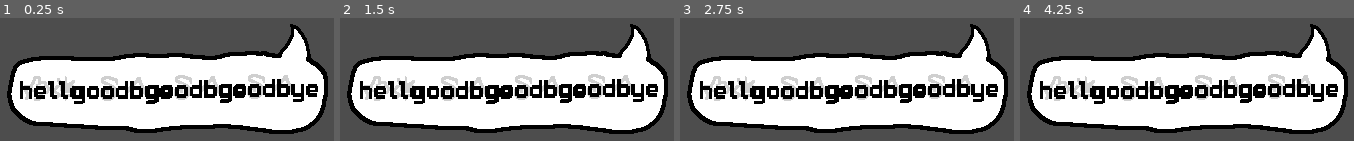
Above: before the commit, frames 1-4 (left to right).
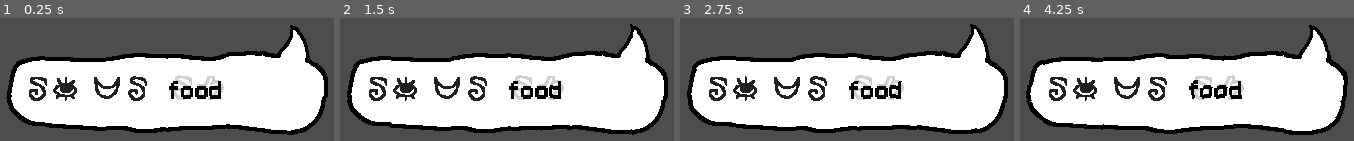
Above: after the commit, the same moments.

Repository: hryspider/GGJ-Committee-Team26
Game: Godot game, scene res://objects/speech_bubble.tscn
The game is run twice, just before and just after one commit, with the same random seed, the same clock (stepped at 60 frames per second) and the same inputs. This scene is started directly instead of the project's main scene.
Inputs (mouse positions are in pixels of both pictures, inside the frame that each line leads up to):
- Up to frame 1 (0.25 s): no input
- Up to frame 2 (1.5 s): move the mouse to (outside the picture) at 0.52 s; hold D (right) 0.53-1.28 s; click (outside the picture) at 0.6 s; move the mouse to (366, 24) at 1.27 s; hold S (down) from 1.28 s (still down); tap E (interact) at 1.35 s
- Up to frame 3 (2.75 s): move the mouse to (outside the picture) at 2.02 s; release S (down) at 2.03 s; hold D (right) from 2.03 s (still down); click (outside the picture) at 2.1 s
- Up to frame 4 (4.25 s): move the mouse to (1120, 64) at 2.77 s; release D (right) at 2.78 s; hold W (up) 2.78-3.53 s; tap E (interact) at 2.85 s; move the mouse to (1287, 51) at 3.52 s; hold A (left) from 3.53 s (still down); click (1287, 51) at 3.6 s

The runs differ from the first frame. In frame 1, 12% of the frame differs, in the area x 1-99%, y 4-96%; in frame 2, 12%; in frame 3, 12%; in frame 4, 12%.
Error before the commit: Invalid access to property or key 'i' on a base object of type 'Dictionary'. (res://objects/speech_bubble.gd:16)

Commit message:
shader globals fix

Diff:
--- a/objects/speech_bubble.gd
+++ b/objects/speech_bubble.gd
@@ -5,7 +5,7 @@
 
 # Called when the node enters the scene tree for the first time.
 func _ready() -> void:
-	set_text("i want food")
+	set_text("me want food")
 	set_instance_shader_parameter("color", Color.WHITE)
 
 func set_text(new_text):
--- a/project.godot
+++ b/project.godot
@@ -21,6 +21,7 @@
 
 [autoload]
 
+ShaderGlobals="*uid://m7a6cafqubqu"
 LangaugeGlobals="*uid://dfyrygyakv53w"
 
 [display]
@@ -100,5 +101,5 @@
 }
 jitterscale={
 "type": "float",
-"value": 0.0
+"value": 1.0
 }
Not shown: 1 places in objects/speech_bubble.tscn that only renumber resources
